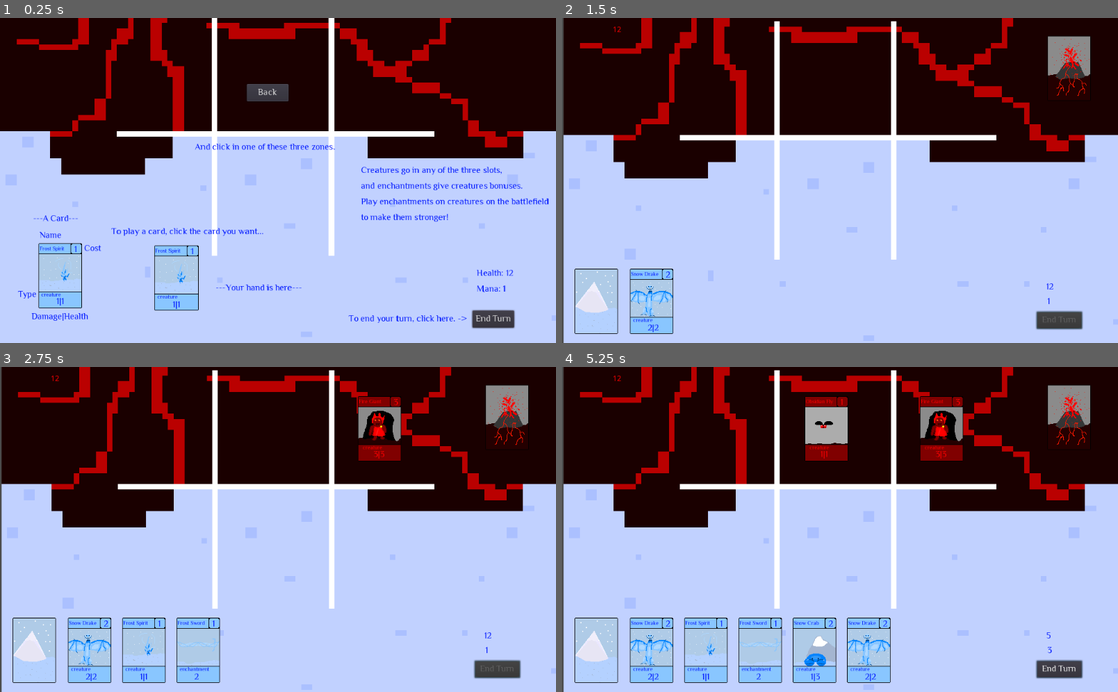
Above: before the commit, frames 1-4 (two rows, left to right).
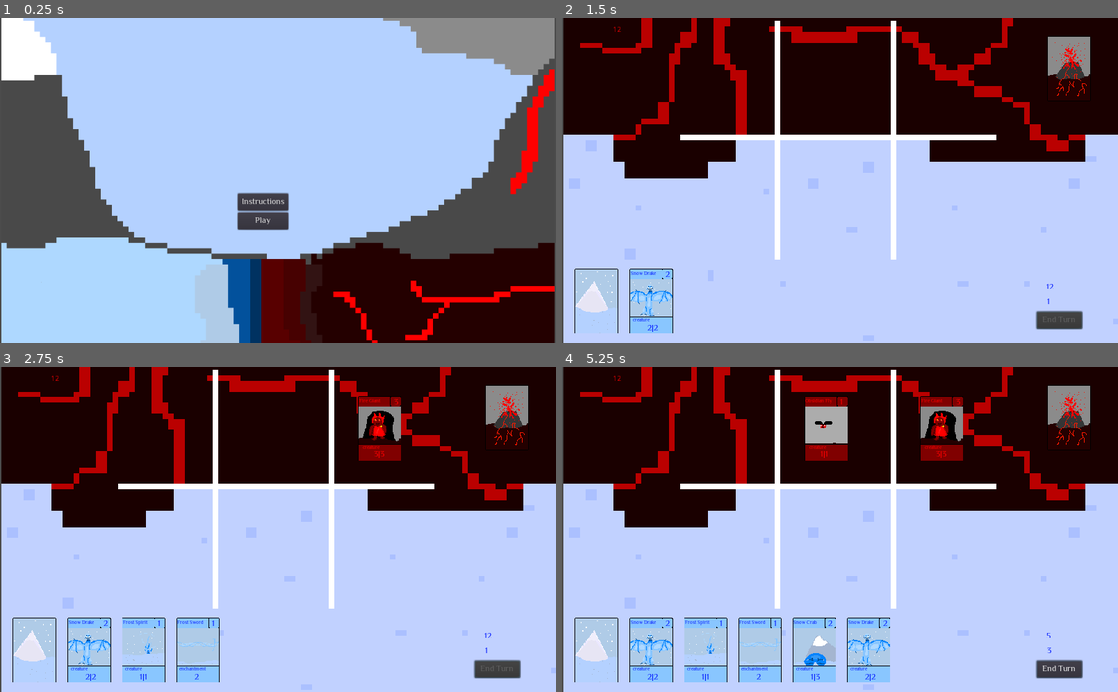
Above: after the commit, the same moments.

Repository: the-alex-g/Frost
Game: Godot game, scene res://Main_Menu.tscn
Same seed, same stepped clock (60 frames per second), same inputs: the game is played once before the commit and once after it.
Inputs (mouse positions are in pixels of both pictures, inside the frame that each line leads up to):
- Up to frame 1 (0.25 s): no input
- Up to frame 2 (1.5 s): click "Play" at 0.5 s; click "End Turn" at 1.25 s
- Up to frame 3 (2.75 s): move the mouse to (155, 542) at 2.02 s; click (155, 542) at 2.17 s
- Up to frame 4 (5.25 s): tap Enter at 2.75 s; move the mouse to (828, 542) at 2.77 s; click (828, 542) at 2.92 s; click "End Turn" at 3.5 s; move the mouse to (940, 542) at 4.27 s; click (940, 542) at 4.42 s; tap Space at 5 s; move the mouse to (723, 428) at 5.02 s; click (723, 428) at 5.17 s

The runs differ from the first frame. In frame 1, 74% of the frame differs, in the area x 0-100%, y 0-100%; in frame 2, 1.8%; in frame 3, 2.5%; in frame 4, 3.2%.

Commit message:
Fix upload to github pages

Diff:
--- a/Project/Main_Menu.tscn
+++ b/Project/Main_Menu.tscn
@@ -210,6 +210,7 @@
 }
 
 [node name="Instrux" type="Node2D" parent="."]
+visible = false
 
 [node name="Sprite" type="Sprite" parent="Instrux"]
 position = Vector2( 512.978, 249.028 )
@@ -371,6 +372,7 @@
 margin_right = 423.18
 margin_bottom = 322.645
 custom_fonts/font = ExtResource( 2 )
+disabled = true
 text = "End Turn"
 __meta__ = {
 "_edit_use_anchors_": false
--- a/Project/project.godot
+++ b/Project/project.godot
@@ -19,6 +19,11 @@
 run/main_scene="res://Main_Menu.tscn"
 config/icon="res://icon.png"
 
+[display]
+
+window/stretch/mode="2d"
+window/stretch/aspect="keep"
+
 [rendering]
 
 quality/driver/driver_name="GLES2"
Not shown, added: .github/workflows/godot_ci.yml
